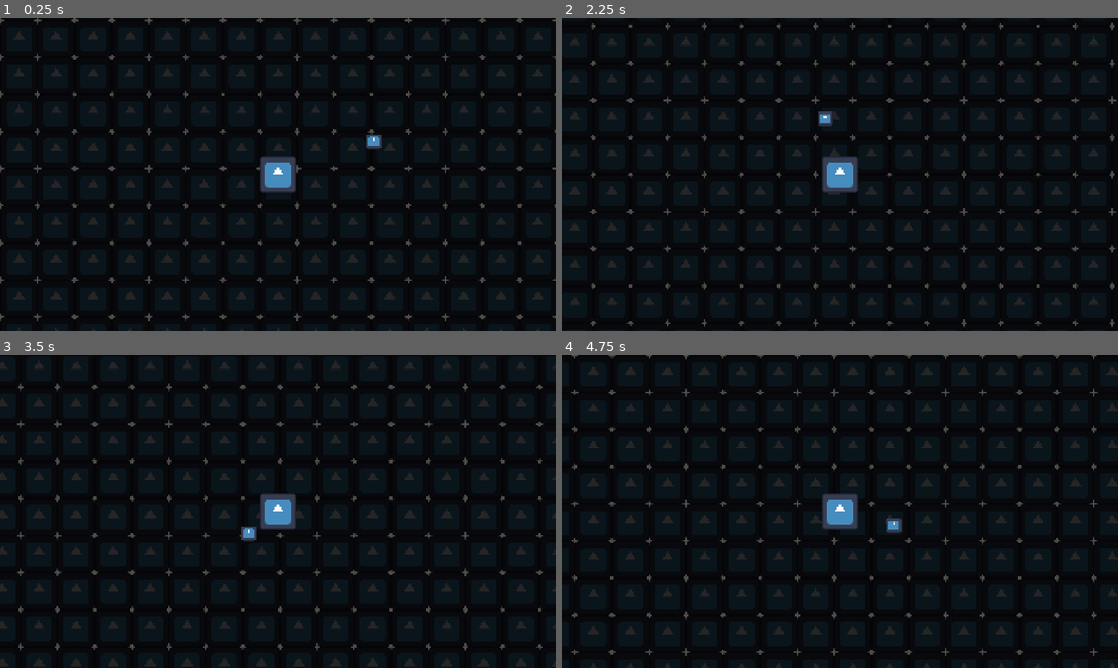
Above: before the commit, frames 1-4 (two rows, left to right).
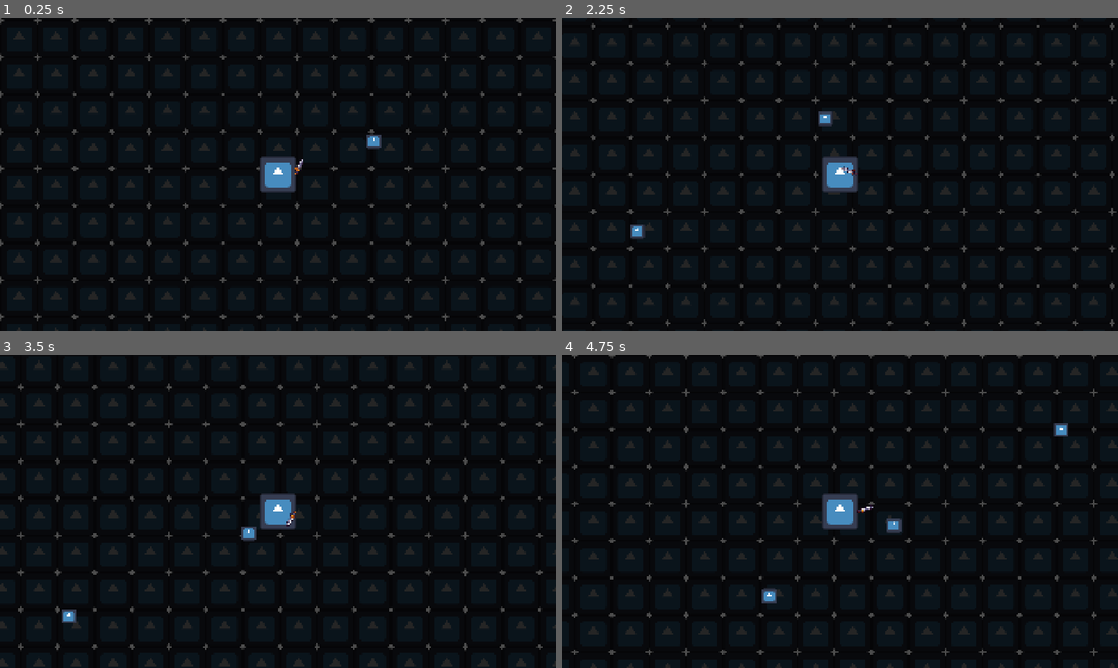
Above: after the commit, the same moments.

Repository: Lightbringer453/DungeonLB
Game: Godot game, scene res://scenes/main_game.tscn
Two runs of this game, one before a commit and one after it. Both use one fixed random seed, a clock stepped at 60 frames per second and the inputs below. The engine's default icon, where the game draws it, is replaced by a stand-in: a white triangle on a blue panel in a dark square.
Inputs:
- Up to frame 1 (0.25 s): no input
- Up to frame 2 (2.25 s): hold Right (ui_right) 0.53-1.28 s; hold Down (ui_down) 1.28-2.03 s; hold Right (ui_right) from 2.03 s (still down)
- Up to frame 3 (3.5 s): release Right (ui_right) at 2.78 s; hold Up (ui_up) from 2.78 s (still down)
- Up to frame 4 (4.75 s): release Up (ui_up) at 3.53 s; hold Left (ui_left) from 3.53 s (still down)

The runs differ from the first frame. In frame 1, less than 0.1% of the frame differs, in the area x 53-55%, y 45-50%; in frame 2, 0.2%; in frame 3, 0.1%; in frame 4, 0.3%, in the area x 35-91%, y 21-80%.

Commit message:
refactor: organize world containers

Diff:
--- a/scenes/enemies/slime.tscn
+++ b/scenes/enemies/slime.tscn
@@ -14,7 +14,7 @@
 [sub_resource type="CircleShape2D" id="CircleShape2D_h70q2"]
 radius = 26.0
 
-[node name="Slime" type="CharacterBody2D" unique_id=688680531]
+[node name="Slime" type="CharacterBody2D" unique_id=688680531 groups=["enemies"]]
 motion_mode = 1
 script = ExtResource("1_ahq63")
 
--- a/scenes/main_game.tscn
+++ b/scenes/main_game.tscn
@@ -3,6 +3,7 @@
 [ext_resource type="PackedScene" uid="uid://coodly1g6rvok" path="res://scenes/player/player.tscn" id="1_s3esy"]
 [ext_resource type="Texture2D" uid="uid://dlqmned1lon18" path="res://icon.svg" id="2_72e8q"]
 [ext_resource type="PackedScene" uid="uid://bjxptutjkl18h" path="res://scenes/enemies/slime.tscn" id="3_d2op2"]
+[ext_resource type="PackedScene" uid="uid://3q0dqfmt4nk2" path="res://scenes/managers/EnemySpawner.tscn" id="4_0rdsr"]
 
 [node name="MainGame" type="Node2D" unique_id=39240938]
 
@@ -20,3 +21,7 @@
 
 [node name="Slime" parent="." unique_id=688680531 instance=ExtResource("3_d2op2")]
 position = Vector2(912, 434)
+
+[node name="EnemySpawner" parent="." unique_id=1799671900 instance=ExtResource("4_0rdsr")]
+
+[editable path="Player"]
--- /dev/null
+++ b/scenes/managers/EnemySpawner.tscn
@@ -0,0 +1,10 @@
+[gd_scene format=3 uid="uid://3q0dqfmt4nk2"]
+
+[ext_resource type="Script" uid="uid://3k60dhhu6xo4" path="res://scripts/managers/enemy_spawner.gd" id="1_8qa2m"]
+[ext_resource type="PackedScene" uid="uid://bjxptutjkl18h" path="res://scenes/enemies/slime.tscn" id="2_dai83"]
+
+[node name="EnemySpawner" type="Node2D" unique_id=1799671900]
+script = ExtResource("1_8qa2m")
+enemy_scene = ExtResource("2_dai83")
+
+[node name="Timer" type="Timer" parent="." unique_id=678950635]
--- a/scenes/player/player.tscn
+++ b/scenes/player/player.tscn
@@ -36,6 +36,7 @@
 [node name="HealthComponent" type="Node" parent="." unique_id=1737332100]
 script = ExtResource("3_gmlin")
 
-[node name="WeaponPivot" type="Node" parent="." unique_id=1897280632]
+[node name="WeaponPivot" type="Node2D" parent="." unique_id=1027580278]
+position = Vector2(60, 0)
 
 [node name="Sword" parent="WeaponPivot" unique_id=2117431512 instance=ExtResource("5_p47bc")]
--- a/scenes/weapons/Sword.tscn
+++ b/scenes/weapons/Sword.tscn
@@ -1,6 +1,7 @@
 [gd_scene format=3 uid="uid://cdqtcpky7gl40"]
 
 [ext_resource type="Script" uid="uid://ddthhsggnjsuj" path="res://scripts/weapons/sword.gd" id="1_m7h3f"]
+[ext_resource type="Texture2D" uid="uid://dh4hdr7b4e4qp" path="res://assets/sprites/weapons/32x32-pixel-art-fantasy-sword-icon-6f15.png" id="2_feku7"]
 
 [sub_resource type="CircleShape2D" id="CircleShape2D_dvog6"]
 radius = 12.0
@@ -8,11 +9,17 @@
 [node name="Sword" type="Node2D" unique_id=2117431512]
 script = ExtResource("1_m7h3f")
 
-[node name="Sprite2D" type="Sprite2D" parent="." unique_id=674631014]
+[node name="Pivot" type="Node2D" parent="." unique_id=965061523]
 
-[node name="Hitbox" type="Area2D" parent="." unique_id=1645194058]
+[node name="Sprite2D" type="Sprite2D" parent="Pivot" unique_id=744100926]
+position = Vector2(21, -19)
+texture = ExtResource("2_feku7")
 
-[node name="CollisionShape2D" type="CollisionShape2D" parent="Hitbox" unique_id=1890571943]
+[node name="Hitbox" type="Area2D" parent="Pivot" unique_id=1645194058]
+position = Vector2(34, 0)
+
+[node name="CollisionShape2D" type="CollisionShape2D" parent="Pivot/Hitbox" unique_id=1890571943]
+position = Vector2(7, -27)
 shape = SubResource("CircleShape2D_dvog6")
 
 [node name="Timer" type="Timer" parent="." unique_id=336465079]
--- a/scripts/components/hurtbox_component.gd
+++ b/scripts/components/hurtbox_component.gd
@@ -1,6 +1,7 @@
 extends Area2D
 
-@onready var health_component := $"../HealthComponent"
+@onready var health_component = $"../HealthComponent"
+
 
 func damage(amount: int) -> void:
 	if health_component == null:
@@ -8,5 +9,3 @@
 		return
 
 	health_component.take_damage(amount)
-
-	print("Player Health:", health_component.current_health)
--- a/scripts/enemies/slime.gd
+++ b/scripts/enemies/slime.gd
@@ -9,6 +9,7 @@
 var can_attack: bool = true
 
 @onready var hitbox: Area2D = $Hitbox
+@onready var health_component = $HealthComponent
 
 
 func _ready() -> void:
@@ -19,6 +20,7 @@
 		return
 
 	hitbox.area_entered.connect(_on_hitbox_area_entered)
+	health_component.died.connect(_on_died)
 
 
 func _physics_process(_delta: float) -> void:
@@ -26,15 +28,10 @@
 		velocity = Vector2.ZERO
 		return
 
-	var distance_to_player: float = global_position.distance_to(
-		player.global_position
-	)
+	var distance_to_player := global_position.distance_to(player.global_position)
 
 	if distance_to_player > stopping_distance:
-		var direction: Vector2 = global_position.direction_to(
-			player.global_position
-		)
-
+		var direction := global_position.direction_to(player.global_position)
 		velocity = direction * move_speed
 	else:
 		velocity = Vector2.ZERO
@@ -60,3 +57,7 @@
 	await get_tree().create_timer(attack_cooldown).timeout
 
 	can_attack = true
+
+
+func _on_died() -> void:
+	queue_free()
--- /dev/null
+++ b/scripts/managers/enemy_spawner.gd
@@ -0,0 +1,32 @@
+extends Node2D
+
+@export var enemy_scene: PackedScene
+@export var spawn_interval: float = 2.0
+@export var spawn_radius: float = 700.0
+
+@onready var timer: Timer = $Timer
+
+var player: Node2D
+
+
+func _ready() -> void:
+	player = get_tree().current_scene.get_node("Player")
+
+	timer.wait_time = spawn_interval
+	timer.timeout.connect(_spawn_enemy)
+	timer.start()
+
+
+func _spawn_enemy() -> void:
+	if player == null:
+		return
+
+	var enemy = enemy_scene.instantiate()
+
+	var angle: float = randf_range(0.0, TAU)
+
+	var spawn_position: Vector2 = player.global_position + Vector2.RIGHT.rotated(angle) * spawn_radius
+
+	enemy.global_position = spawn_position
+
+	get_tree().current_scene.add_child(enemy)
--- a/scripts/player/player.gd
+++ b/scripts/player/player.gd
@@ -4,10 +4,8 @@
 
 @onready var health_component = $HealthComponent
 
-
 func _ready() -> void:
 	health_component.died.connect(_on_died)
-
 
 func _physics_process(_delta: float) -> void:
 	var direction = Input.get_vector(
@@ -20,6 +18,5 @@
 	velocity = direction * speed
 	move_and_slide()
 
-
 func _on_died() -> void:
 	print("Player died")
--- a/scripts/weapons/sword.gd
+++ b/scripts/weapons/sword.gd
@@ -2,8 +2,13 @@
 
 @export var damage: int = 10
 @export var attack_interval: float = 0.8
+@export var attack_range: float = 99999.0
 
 @onready var timer: Timer = $Timer
+@onready var pivot: Node2D = $Pivot
+@onready var hitbox: Area2D = $Pivot/Hitbox
+
+var current_target: Node2D = null
 
 
 func _ready() -> void:
@@ -12,5 +17,47 @@
 	timer.start()
 
 
+func _process(_delta: float) -> void:
+	current_target = find_nearest_enemy()
+
+	if current_target == null:
+		return
+
+	var target_rotation := global_position.angle_to_point(current_target.global_position)
+
+	pivot.rotation = lerp_angle(
+		pivot.rotation,
+		target_rotation,
+		0.15
+	)
+
+
 func _on_timer_timeout() -> void:
-	print("Sword attack")
+	if current_target == null:
+		return
+
+	attack()
+
+
+func attack() -> void:
+	var areas := hitbox.get_overlapping_areas()
+
+	for area in areas:
+		if area.has_method("damage"):
+			area.damage(damage)
+
+
+func find_nearest_enemy() -> Node2D:
+	var enemies := get_tree().get_nodes_in_group("enemies")
+
+	var nearest: Node2D = null
+	var nearest_distance := INF
+
+	for enemy in enemies:
+		var distance := global_position.distance_to(enemy.global_position)
+
+		if distance < nearest_distance and distance <= attack_range:
+			nearest_distance = distance
+			nearest = enemy
+
+	return nearest
Binary file added: assets/sprites/weapons/32x32-pixel-art-fantasy-sword-icon-6f15.png
Not shown, added: assets/sprites/weapons/32x32-pixel-art-fantasy-sword-icon-6f15.png.import
Not shown, added: scripts/managers/enemy_spawner.gd.uid
